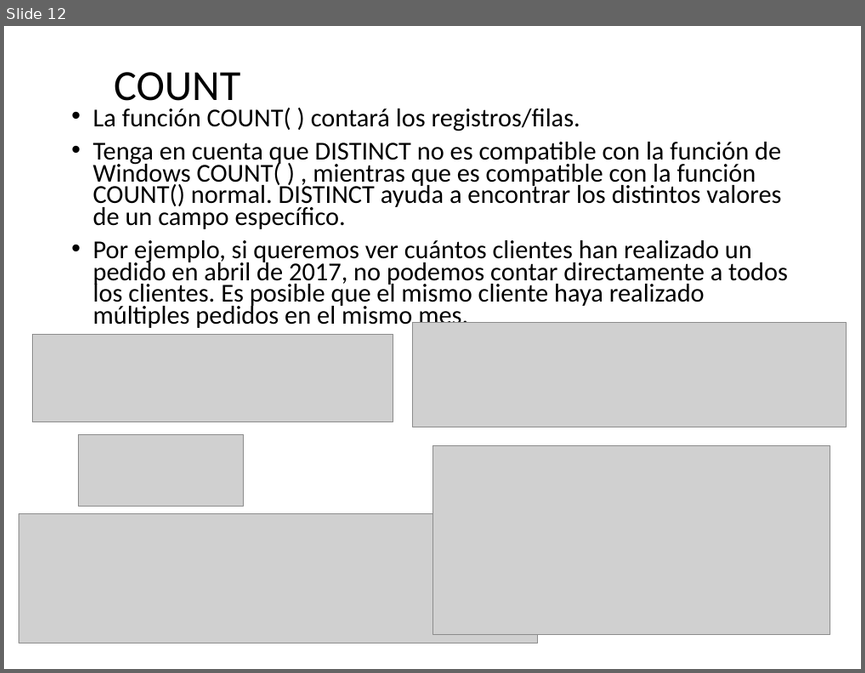
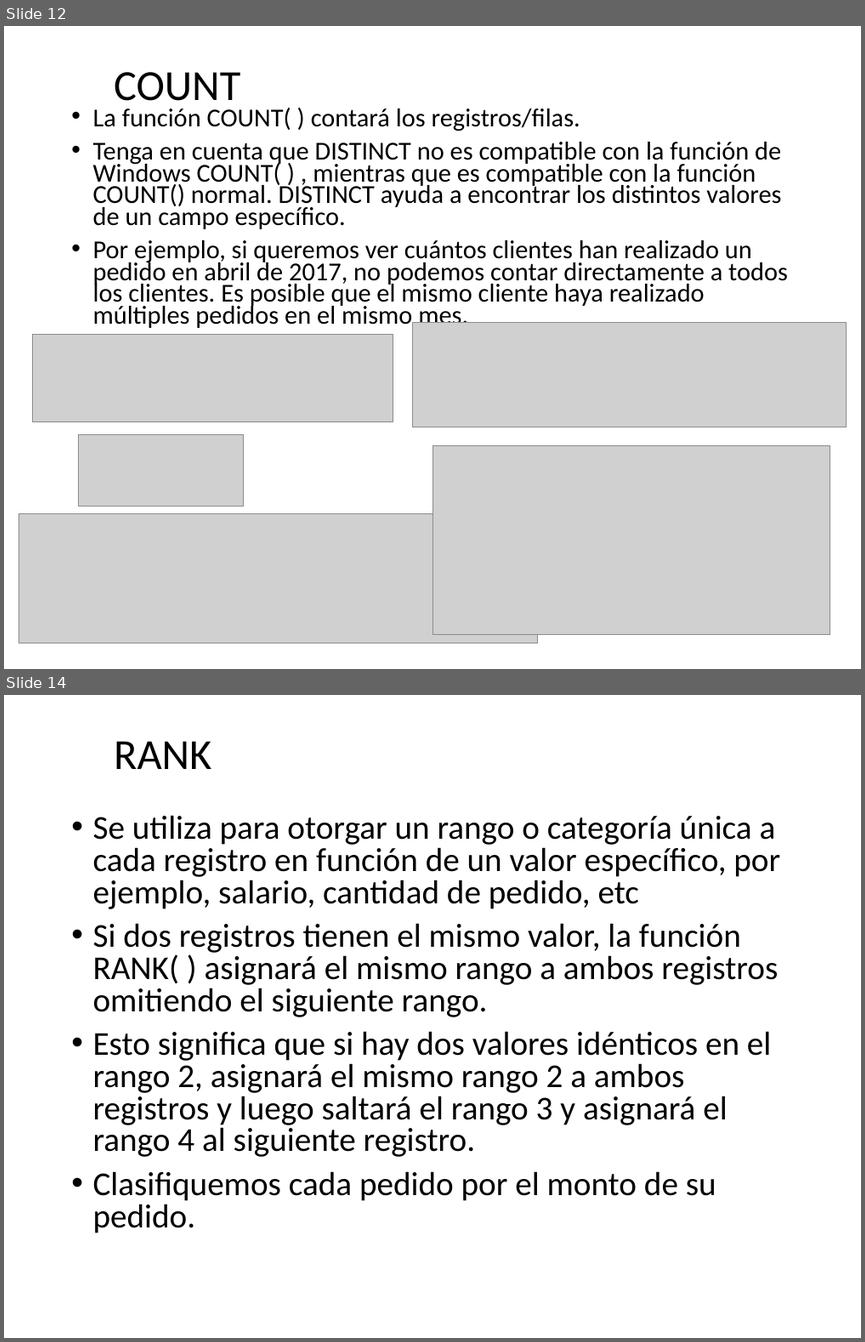
Before and after one commit to debsdaniel/expertodba2021, a slide deck: Presentaciones/Semana 8 - Windows Function.pptx. Shown one above the other, each under a label of ours: slide 12 before the commit, slides 12 and 14 after it; the slides between them are not shown. The pictures are 865x673 and 865x1342 pixels, drawn with LibreOffice and Linux fonts; fonts in the diff are those of the drawing; grey boxes stand for pictures; background and template pictures are left out. Boxes give left, top, right and bottom in pixels: in the first picture for what was removed or moved away, otherwise in the second. Text is boxed around its words. In the diff, an @@ line names an element or a change of style, - is before the commit and + after.

```diff
--- a/Presentaciones/Semana 8 - Windows Function.pptx
+++ b/Presentaciones/Semana 8 - Windows Function.pptx
@@ slide 14 added at bbox=[4, 695, 861, 1338], background picture (left out) @@
@@ title added at bbox=[114, 741, 211, 769], 36 pt, text #000000 @@
+RANK
@@ text added at bbox=[93, 815, 780, 1233], 28 pt, text #000000 @@
+• Se utiliza para otorgar un rango o categoría única a cada registro en función de un valor específico, por ejemplo, salario, cantidad de pedido, etc
+• Si dos registros tienen el mismo valor, la función RANK( ) asignará el mismo rango a ambos registros omitiendo el siguiente rango.
+• Esto significa que si hay dos valores idénticos en el rango 2, asignará el mismo rango 2 a ambos registros y luego saltará el rango 3 y asignará el rango 4 al siguiente registro.
+• Clasifiquemos cada pedido por el monto de su pedido.
```
Also in this commit, not shown: 13 other slides added.
